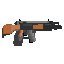
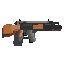
Before/after of a 64px x 64px layered artwork. What changed in the layer stack:
added layer "MosinNagant" over bbox(4, 29, 61, 37)
